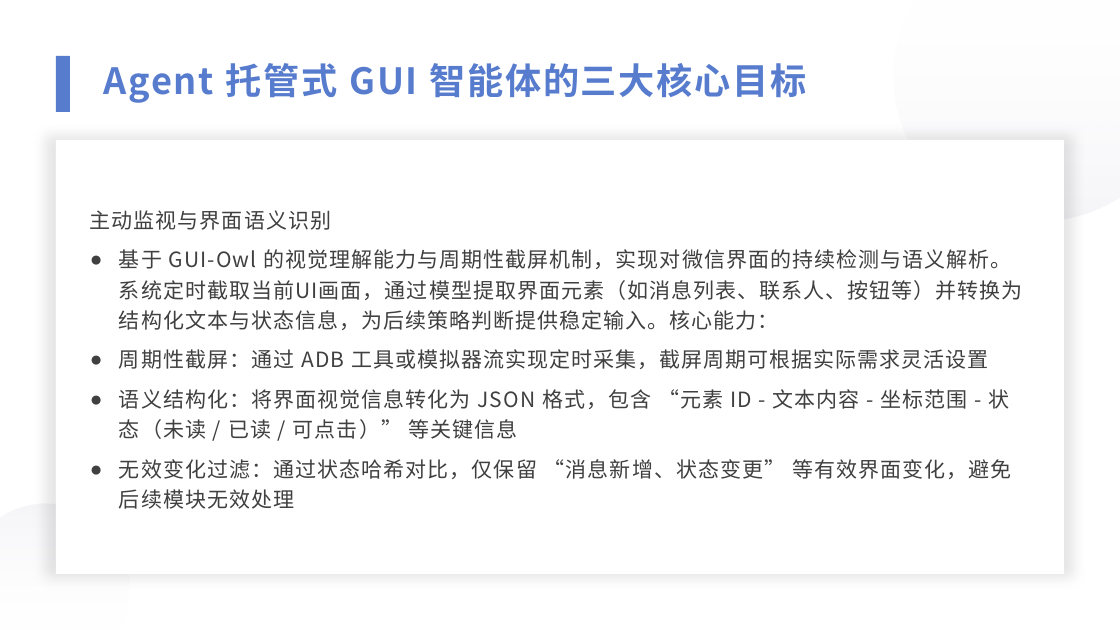
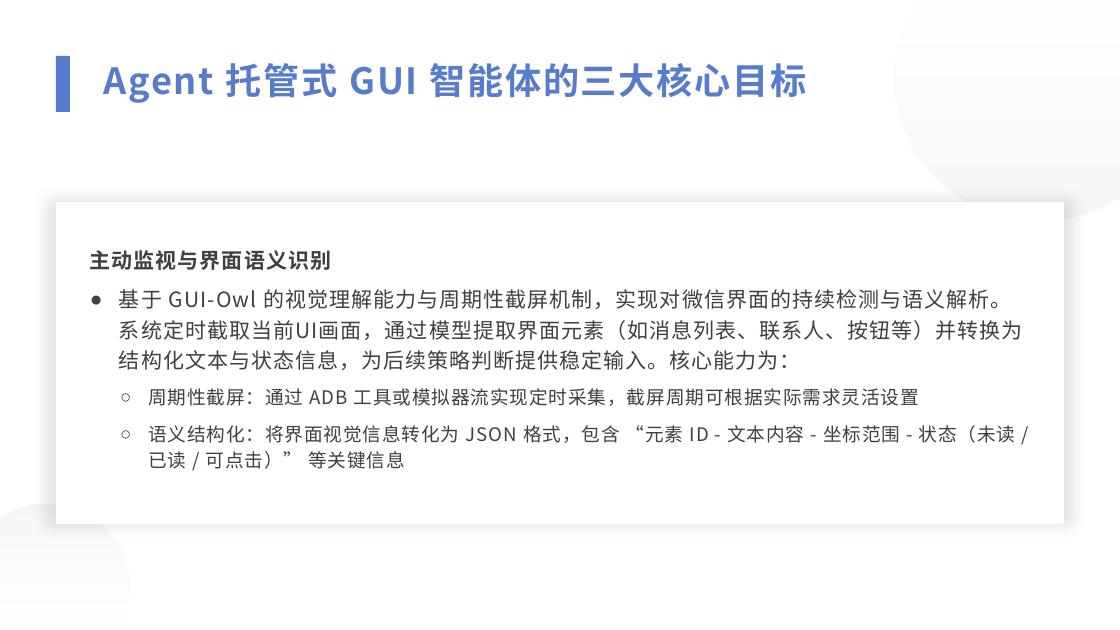
Before and after one commit to 221240008/2025_AI_projrct, a slide deck: slide 4 of 中期展示.pptx. Drawn at 1120x630 pixels with LibreOffice and Linux fonts; fonts in the diff are those of the drawing. Boxes give left, top, right and bottom in pixels: in the first picture for what was removed or moved away, otherwise in the second. Text is boxed around its words. In the diff, an @@ line names an element or a change of style, - is before the commit and + after.

Commit message:
修改中期展示（除技术实现部分）

```diff
--- a/中期展示.pptx
+++ b/中期展示.pptx
@@ rectangle: place and size @@
-rectangle at [56, 140, 1065, 575]
+rectangle at [56, 202, 1065, 525]
@@ text at [90, 250, 1016, 469]: bold on in "主动监视与界面语义识别"; size 18 to 16 pt, letter spacing 0.9 to 0.8 pt in "周期性截屏：通过 ADB 工具或模拟器流实现定时采集，截屏周期可根据实际需求灵活设置", "语义结构化：将界面视觉信息转化为 JSON 格式，包含 “元素 ID - 文本内容 ..."; bullet ● to ○; list level 1 to 2 in "周期性截屏：通过 ADB 工具或模拟器流实现定时采集，截屏周期可根据实际需求灵活设置"; list level 1 to 2 in "语义结构化：将界面视觉信息转化为 JSON 格式，包含 “元素 ID ..." @@
@@ text at [119, 289, 1023, 370]: text changed @@
-● 基于 GUI-Owl 的视觉理解能力与周期性截屏机制，实现对微信界面的持续检测与语义解析。 系统定时截取当前UI画面，通过模型提取界面元素（如消息列表、联系人、按钮等）并转换为结构化文本与状态信息，为后续策略判断提供稳定输入。核心能力：
+● 基于 GUI-Owl 的视觉理解能力与周期性截屏机制，实现对微信界面的持续检测与语义解析。 系统定时截取当前UI画面，通过模型提取界面元素（如消息列表、联系人、按钮等）并转换为结构化文本与状态信息，为后续策略判断提供稳定输入。核心能力为：
@@ text at [119, 459, 1012, 509]: paragraph removed @@
-● 无效变化过滤：通过状态哈希对比，仅保留 “消息新增、状态变更” 等有效界面变化，避免后续模块无效处理
```
Also in this commit, not shown: 11 other slides changed, 2 other files.
